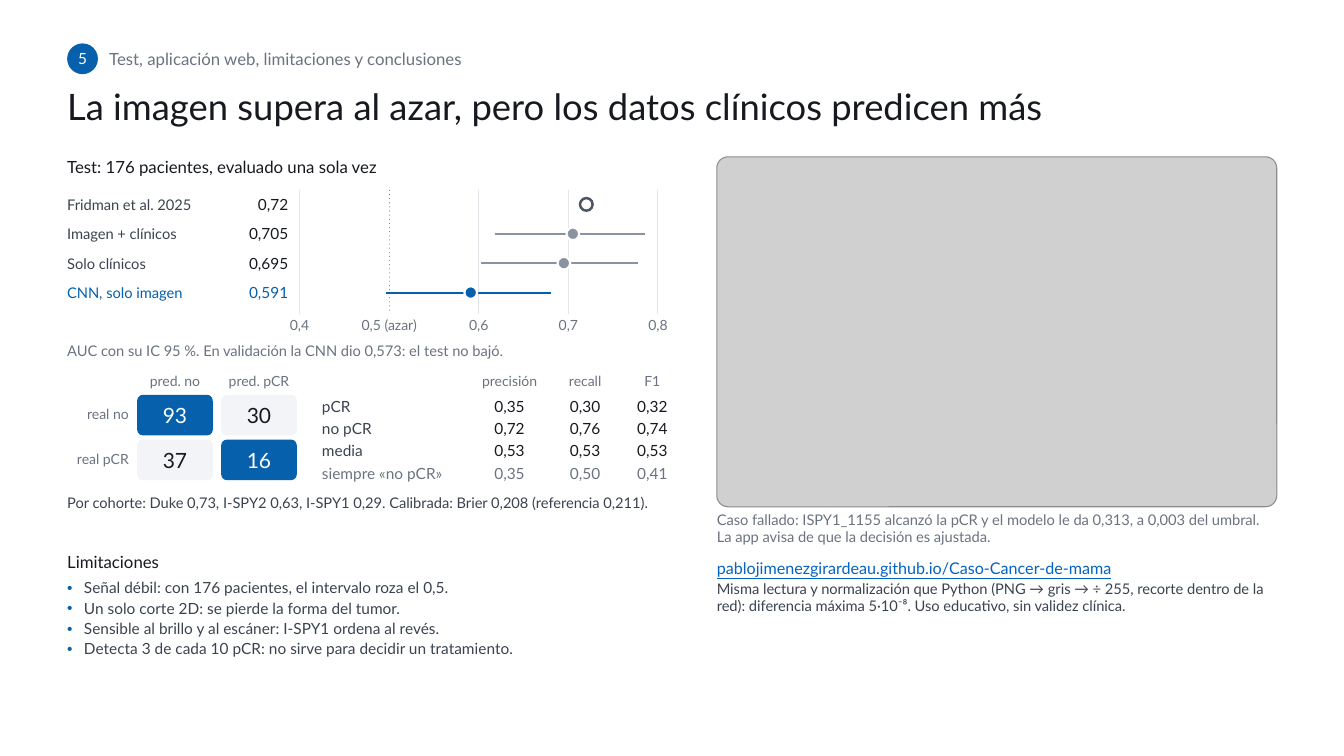
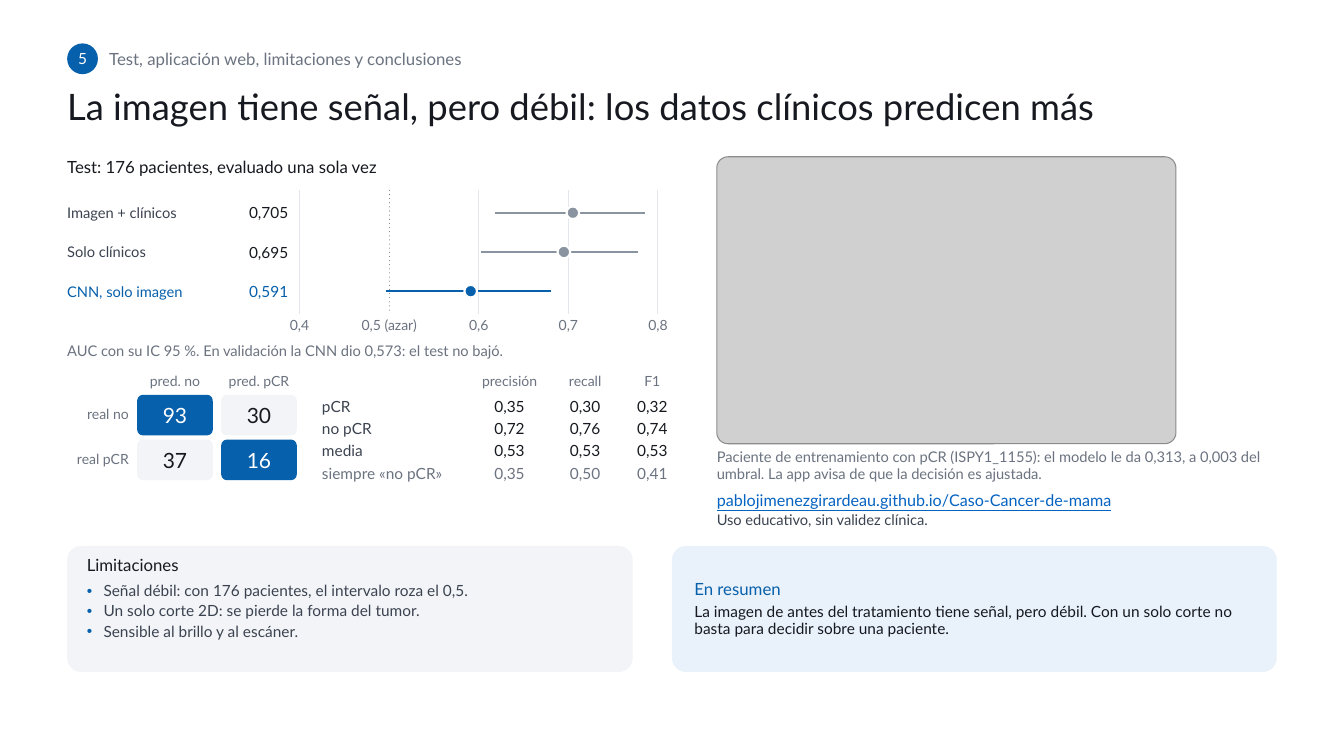
Before and after one commit to PabloJimenezGirardeau/Caso-Cancer-de-mama, a slide deck: slide 6 of presentacion/Presentacion_pCR.pptx. Drawn at 1344x756 pixels with LibreOffice and Linux fonts; fonts in the diff are those of the drawing; grey boxes stand for pictures; background and template pictures are left out. Boxes give left, top, right and bottom in pixels: in the first picture for what was removed or moved away, otherwise in the second. Text is boxed around its words. In the diff, an @@ line names an element or a change of style, - is before the commit and + after.

```diff
--- a/presentacion/Presentacion_pCR.pptx
+++ b/presentacion/Presentacion_pCR.pptx
@@ text at bbox=[67, 93, 1094, 127]: text changed @@
-La imagen supera al azar, pero los datos clínicos predicen más
+La imagen tiene señal, pero débil: los datos clínicos predicen más
@@ picture: place and size @@
-picture at bbox=[717, 157, 1277, 507]
+picture at bbox=[717, 157, 1177, 445]
@@ text removed at bbox=[67, 199, 191, 210] @@
-Fridman et al. 2025
@@ text removed at bbox=[258, 199, 288, 212] @@
-0,72
@@ 2 texts, 1 line, 1 ellipse: place and size @@
-2 texts, 1 line, 1 ellipse at bbox=[67, 228, 644, 242]
+2 texts, 1 line, 1 ellipse at bbox=[67, 207, 644, 221]
@@ ellipse removed at bbox=[580, 199, 592, 211] @@
@@ 2 texts, 1 line, 1 ellipse: place and size @@
-2 texts, 1 line, 1 ellipse at bbox=[67, 257, 638, 271]
+2 texts, 1 line, 1 ellipse at bbox=[67, 246, 638, 260]
@@ text at bbox=[717, 451, 1260, 482]: text changed @@
-Caso fallado: ISPY1_1155 alcanzó la pCR y el modelo le da 0,313, a 0,003 del umbral. La app avisa de que la decisión es ajustada.
+Paciente de entrenamiento con pCR (ISPY1_1155): el modelo le da 0,313, a 0,003 del umbral. La app avisa de que la decisión es ajustada.
@@ text removed at bbox=[67, 497, 648, 510] @@
-Por cohorte: Duke 0,73, I-SPY2 0,63, I-SPY1 0,29. Calibrada: Brier 0,208 (referencia 0,211).
@@ text "pablojimenezgirardeau.github.io/Caso-Cancer-de-mama": place and size @@
-text "pablojimenezgirardeau.github.io/Caso-Cancer-de-mama" at bbox=[717, 562, 1264, 613]
+text "pablojimenezgirardeau.github.io/Caso-Cancer-de-mama" at bbox=[717, 494, 1112, 527]
@@ text at bbox=[717, 514, 927, 527]: text changed @@
-Misma lectura y normalización que Python (PNG → gris → ÷ 255, recorte dentro de la red): diferencia máxima 5·10⁻⁸. Uso educativo, sin validez clínica.
+Uso educativo, sin validez clínica.
@@ rounded rectangle added at bbox=[68, 546, 633, 673], fill #F2F4F7 @@
@@ text "Limitaciones": place and size @@
-text "Limitaciones" at bbox=[67, 555, 159, 568]
+text "Limitaciones" at bbox=[87, 558, 179, 571]
@@ rounded rectangle added at bbox=[673, 546, 1277, 673], fill #E9F1FA @@
@@ text "Señal débil: con 176 pacientes, ...": place and size @@
-text "Señal débil: con 176 pacientes, ..." at bbox=[84, 581, 513, 657]
+text "Señal débil: con 176 pacientes, ..." at bbox=[104, 584, 468, 640]
@@ text added at bbox=[694, 583, 1232, 637], 11 pt, text #16191F @@
+En resumen
+La imagen de antes del tratamiento tiene señal, pero débil. Con un solo corte no basta para decidir sobre una paciente.
@@ text at bbox=[104, 625, 298, 640]: text changed @@
-• Sensible al brillo y al escáner: I-SPY1 ordena al revés.
-• Detecta 3 de cada 10 pCR: no sirve para decidir un tratamiento.
+• Sensible al brillo y al escáner.
```
Also in this commit, not shown: 1 other slide changed, 2 other files.
